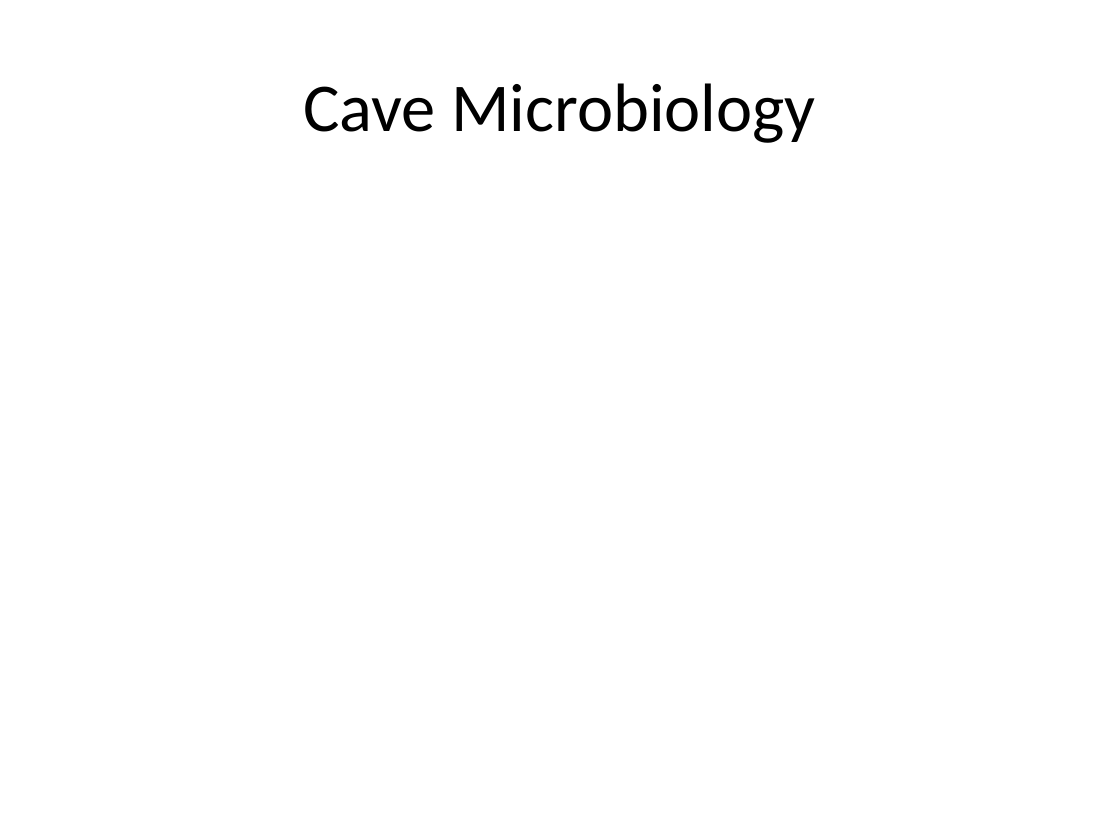
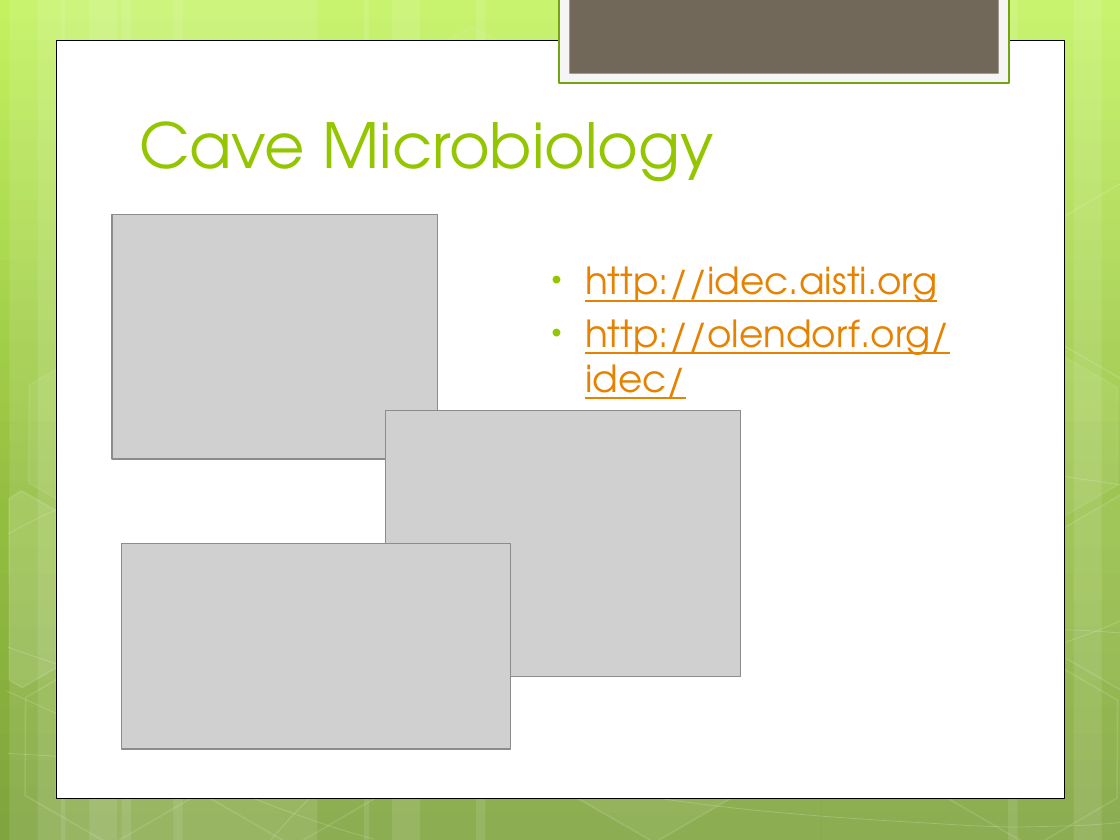
Before and after one commit to zoechao/teaching, a slide deck: slide 23 of maryland-lecture.pptx. Drawn at 1120x840 pixels with LibreOffice and Linux fonts; fonts in the diff are those of the drawing; grey boxes stand for pictures. Boxes give left, top, right and bottom in pixels: in the first picture for what was removed or moved away, otherwise in the second. Text is boxed around its words. In the diff, an @@ line names an element or a change of style, - is before the commit and + after.

```diff
--- a/maryland-lecture.pptx
+++ b/maryland-lecture.pptx
@@ background #FFFFFF to gradient #C3F35F to #93BF3F to #81A53E @@
@@ rectangle added at <box>559,0,1009,83</box>, fill #F5F5F5, outline #74A510 1.25 pt @@
@@ rectangle added at <box>569,0,998,74</box>, fill #71685A @@
@@ rectangle added at <box>56,40,1064,797</box>, fill #FFFFFF, outline #000000 0.5 pt @@
@@ title "Cave Microbiology": place and size @@
-title "Cave Microbiology" at <box>303,83,815,143</box>
+title "Cave Microbiology" at <box>139,121,714,182</box>
@@ title "Cave Microbiology" at <box>139,121,714,182</box>: size 44 to 40 pt, font Calibri to TeX Gyre Adventor, text colour #000000 to #94C600; alignment centre to left; vertical alignment middle to bottom @@
@@ group added at <box>0,0,1120,840</box>: 12 rectangles, 8 freeform shapes, 8 hexagons @@
@@ picture added at <box>112,215,438,459</box> @@
@@ text added at <box>585,266,950,399</box>, 24 pt, text #E68200, underline @@
+• http://idec.aisti.org
+• http://olendorf.org/idec/
@@ picture added at <box>385,411,740,678</box> @@
@@ picture added at <box>121,543,511,748</box> @@
```
Also in this commit, not shown: 30 other slides changed, 3 slides added, 3 slides removed.
